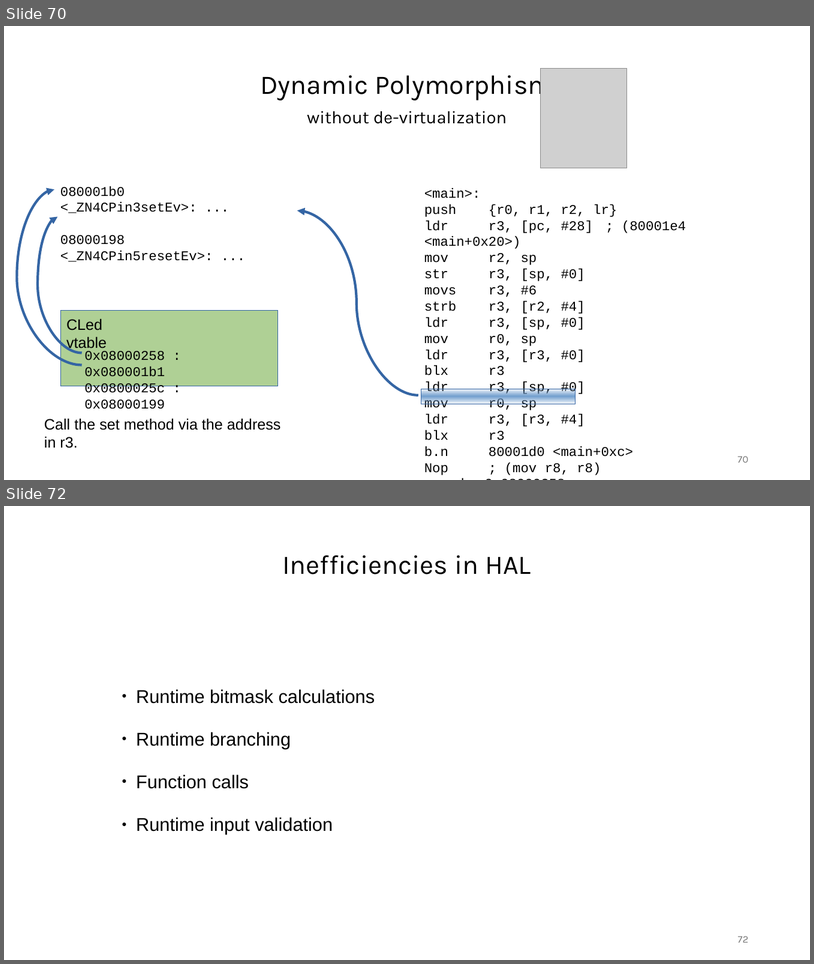
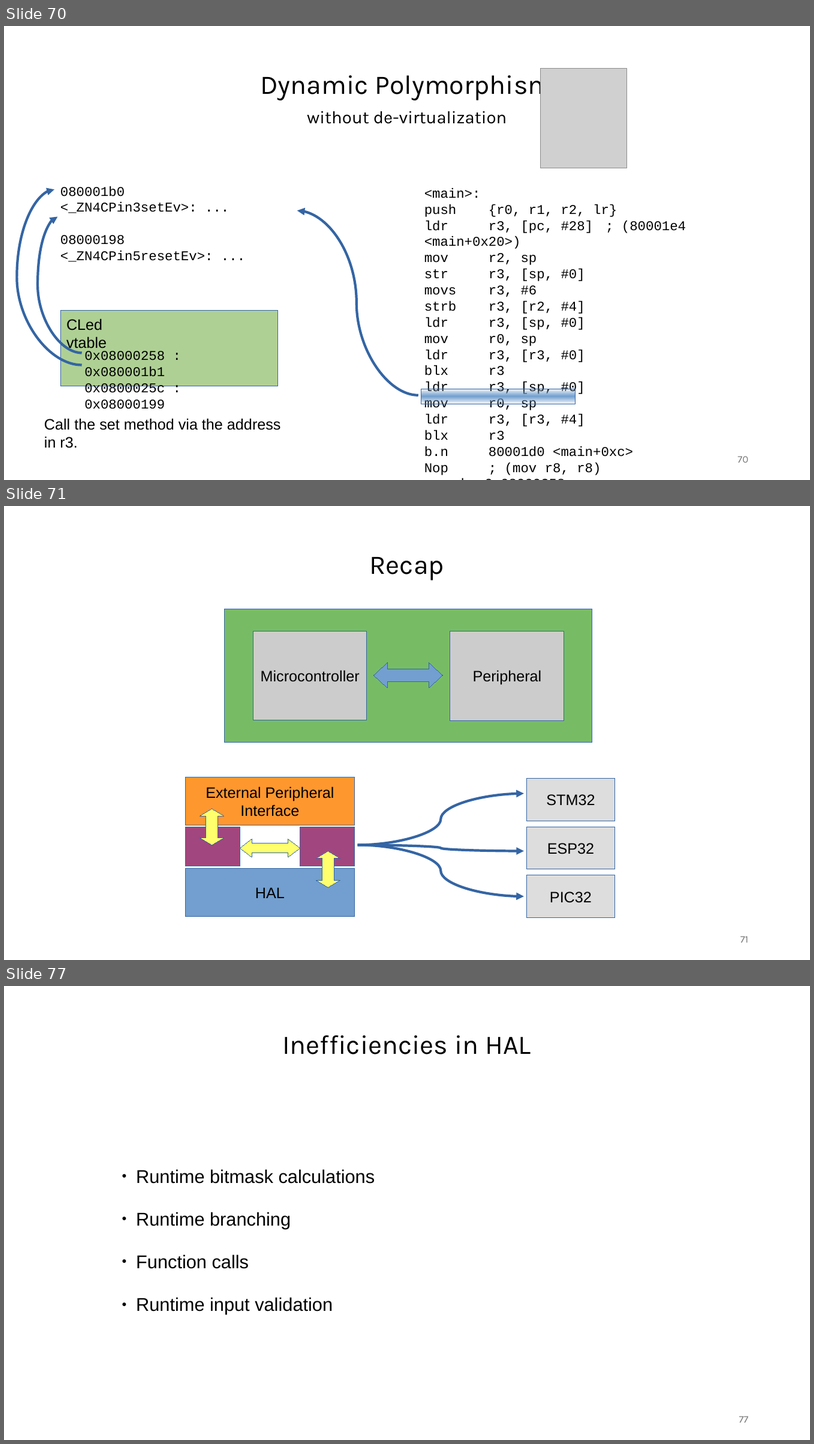
Before and after one commit to janos32783/cppcon_2024_cost_cpp_abstractions, a slide deck: presentation/cppcon.pptx. Shown one above the other, each under a label of ours: slides 70 and 72 before the commit, slides 70, 71 and 77 after it; the slides between them are not shown. The pictures are 814x964 and 814x1444 pixels, drawn with LibreOffice and Linux fonts; fonts in the diff are those of the drawing; grey boxes stand for pictures. Boxes give left, top, right and bottom in pixels: in the first picture for what was removed or moved away, otherwise in the second. Text is boxed around its words. In the diff, an @@ line names an element or a change of style, - is before the commit and + after.

```diff
--- a/presentation/cppcon.pptx
+++ b/presentation/cppcon.pptx
@@ slide 71 added at <box>4,506,810,960</box>, background #FFFFFF @@
@@ text added at <box>370,557,444,580</box>, 32 pt, text #000000 @@
+Recap
@@ rectangle added at <box>225,609,593,742</box>, fill #77BC65, outline #3465A4 0 pt @@
@@ rectangle added at <box>254,631,367,720</box>, fill #CCCCCC, outline #3465A4 0 pt, 18 pt, text #000000 @@
+Microcontroller
@@ rectangle added at <box>450,631,565,721</box>, fill #CCCCCC, outline #3465A4 0 pt, 18 pt, text #000000 @@
+Peripheral
@@ freeform shape added at <box>374,663,443,688</box>, fill #729FCF, outline #3465A4 0 pt @@
@@ rectangle added at <box>185,777,355,825</box>, fill #FF972F, outline #3465A4 0 pt, 18 pt, text #000000 @@
+External Peripheral Interface
@@ curved arrow added from (358, 845) to (524, 793), #3465A4 3 pt @@
@@ rectangle added at <box>527,778,615,820</box>, fill #DDDDDD, outline #3465A4 0 pt, 18 pt, text #000000 @@
+STM32
@@ freeform shape added at <box>200,808,224,845</box>, fill #FFFF6D, outline #3465A4 0 pt @@
@@ rectangle added at <box>185,826,240,866</box>, fill #A1467E, outline #3465A4 0 pt @@
@@ rectangle added at <box>300,826,355,866</box>, fill #A1467E, outline #3465A4 0 pt @@
@@ rectangle added at <box>527,826,615,869</box>, fill #DDDDDD, outline #3465A4 0 pt, 18 pt, text #000000 @@
+ESP32
@@ freeform shape added at <box>240,839,300,857</box>, fill #FFFF6D, outline #3465A4 0 pt @@
@@ curved arrow added from (358, 845) to (524, 851), #3465A4 3 pt @@
@@ curved arrow added from (358, 845) to (524, 896), #3465A4 3 pt @@
@@ freeform shape added at <box>316,851,341,887</box>, fill #FFFF6D, outline #3465A4 0 pt @@
@@ rectangle added at <box>185,868,355,917</box>, fill #729FCF, outline #3465A4 0 pt, 18 pt, text #000000 @@
+HAL
@@ rectangle added at <box>527,875,615,918</box>, fill #DDDDDD, outline #3465A4 0 pt, 18 pt, text #000000 @@
+PIC32
@@ page number added at <box>741,936,749,942</box>, 12 pt, text #787878 @@
+71
@@ what was slide 72 is now slide 77 @@
@@ page number at <box>740,1416,749,1422</box>: text changed @@
-72
+77
```
Also in this commit, not shown: 5 other slides added, 1 slide removed, 6 other files.
